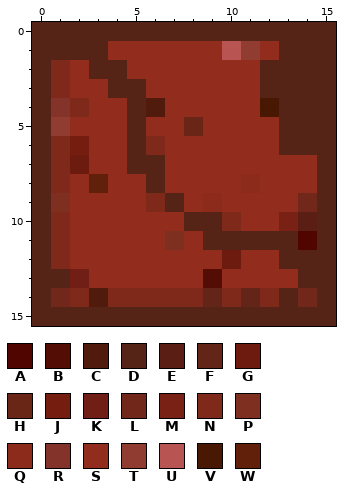
Edited in one commit: pixel-art sprite (hell_floor.png). Above: the version before the commit.
The file is 16x16 pixels. Colours within 5 levels of each other are drawn and written as one.
Palette (. is transparent): A #500500  B #530d05  C #501b0d  D #552416  E #5b1e14  F #622517  G #6e1b0f  H #692617  J #751d0f  K #711e17  L #712719  M #7a2116  N #7f291b  P #7e2f1f  Q #8c2a1c  R #83332a  S #922c1d  T #913c31  U #b85452  V #481802  W #61200a
Pixels before, first column x 0:
 0 DDDDDDDDDDDDDDDD
 1 DDDDSSSSSSUTSDDD
 2 DNSDDSSSSSSSDDDD
 3 DNSSDDSSSSSSDDDD
 4 DRNSSDCSSSSSVDDD
 5 DTSSSDSSHSSSSDDD
 6 DNJSSDNSSSSSSDDD
 7 DNGSSDDSSSSSSSSD
 8 DNSWSSDSSSSQSSSD
 9 DPSSSSNDSQSSSSLD
10 DNSSSSSSDDNSSMED
11 DNSSSSSPSDDDDDAD
12 DNSSSSSSSSGSSDDD
13 DDKSSSSSSBSSSSDD
14 DLNCNNNNNFNFNDLD
15 DDDDDDDDDDDDDDDD
Now the later version:
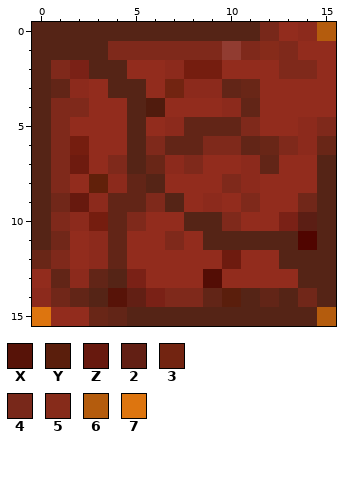
Colours new in this view: X #571308  Y #5a1e0c  Z #67190e  2 #621f14  3 #722411  4 #78281a  5 #862b1a  6 #b45c0d  7 #dd750f
Commit message: added some flair to the game did minor tweaks hell shrimp! :)
The edit:
Changed rows in their new state; - is an unchanged pixel.
first column x 0:
 0 ------------4SQ6
 1 ----NNNNNNTN5NSS
 2 --M----QJJ--SNNS
 3 -FQ----3QQFHSSSS
 4 -N--------QFSSSS
 5 -N-----QFFFN-SQN
 6 -------FFNNFHNQH
 7 ----N-HQN--QF---
 8 ----QF----N-----
 9 -LZQFF-----N----
10 --QJFN----------
11 -L-QF--N--------
12 H--QF-----------
13 SFQFDM----------
14 Q-FDX2M---YDF---
15 7SSHF----------6
